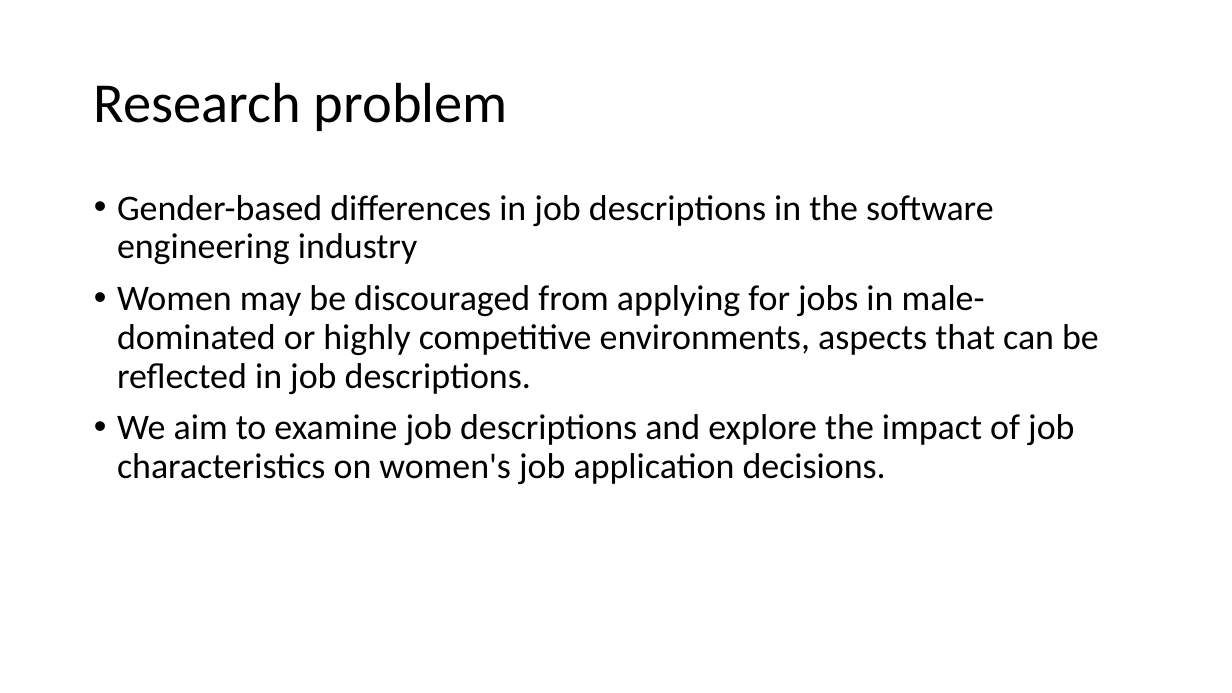
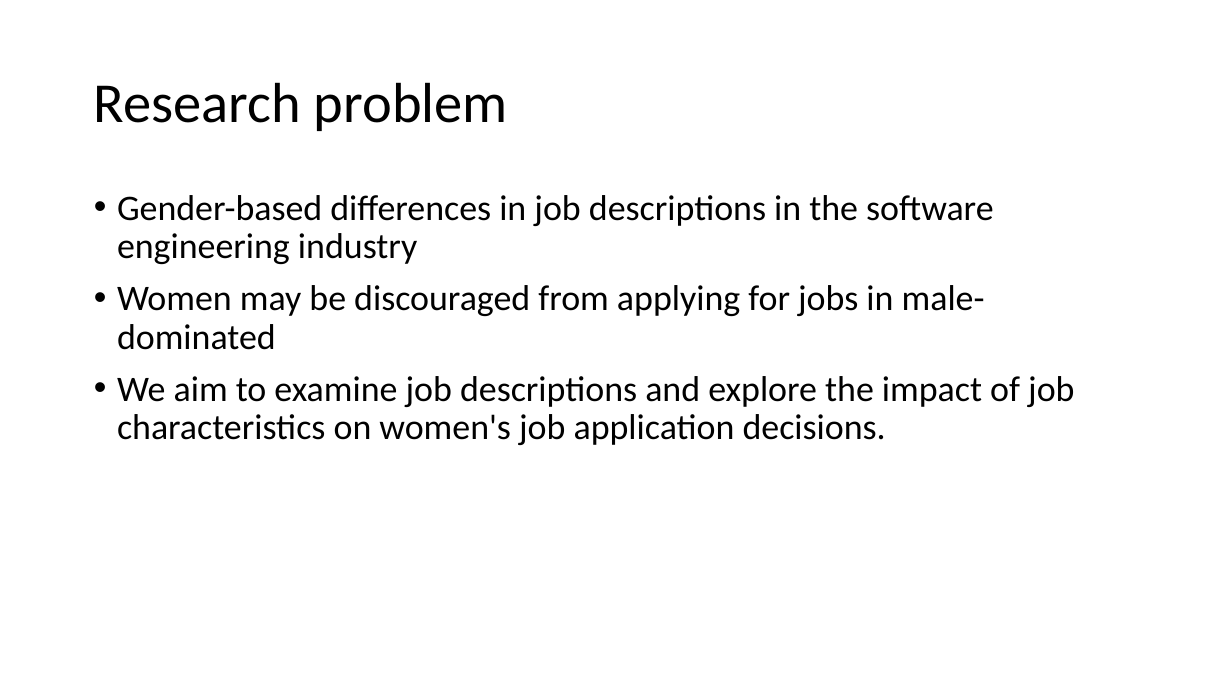
Before and after one commit to lironcohen8/Gender_Bias_in_Job_Descriptions, a slide deck: slide 2 of final presentation/Final presentation Team 5.pptx. Drawn at 1232x693 pixels with LibreOffice and Linux fonts; fonts in the diff are those of the drawing; background and template pictures are left out. Boxes give left, top, right and bottom in pixels: in the first picture for what was removed or moved away, otherwise in the second. Text is boxed around its words. In the diff, an @@ line names an element or a change of style, - is before the commit and + after.

```diff
--- a/final presentation/Final presentation Team 5.pptx
+++ b/final presentation/Final presentation Team 5.pptx
@@ text at <box>117,285,985,350</box>: text changed @@
-• Women may be discouraged from applying for jobs in male-dominated or highly competitive environments, aspects that can be reflected in job descriptions.
+• Women may be discouraged from applying for jobs in male-dominated
```
Also in this commit, not shown: 1 other slide changed, 2 slides added.
